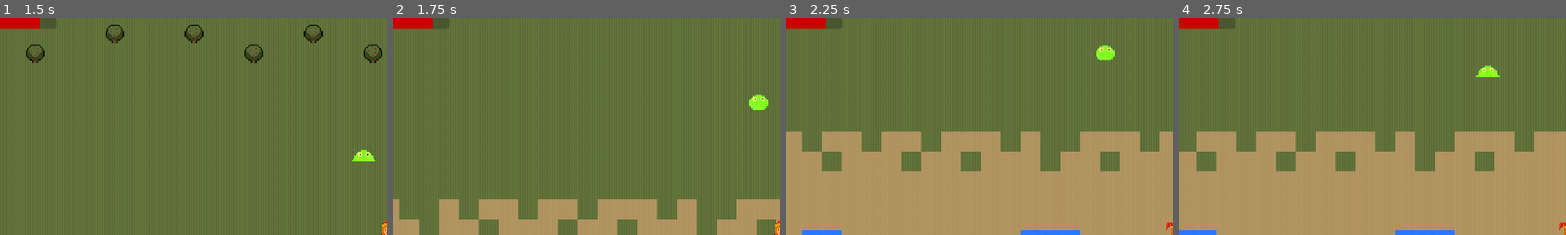
Above: before the commit, frames 1-4 (left to right).
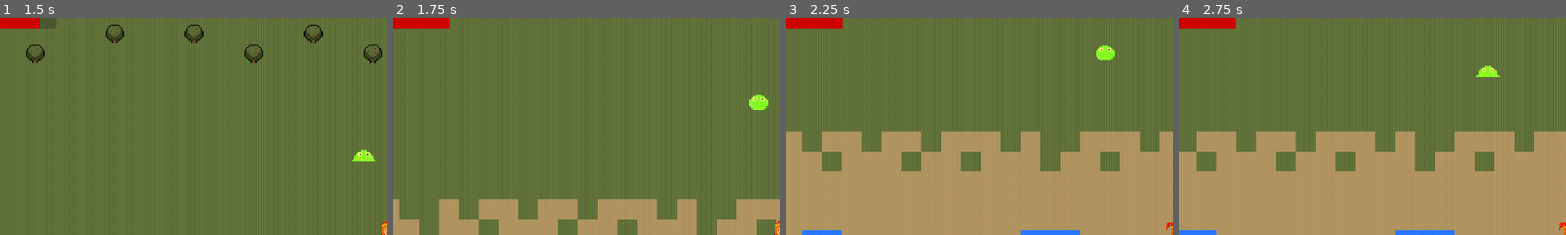
Above: after the commit, the same moments.

Repository: GreatNateDev/The-Adventure-Of-Phoenix
Game: Godot game, scene res://scenes/start.tscn
The game is run twice, just before and just after one commit, with the same random seed, the same clock (stepped at 60 frames per second) and the same inputs.
Inputs:
- Up to frame 1 (1.5 s): tap Enter (sword) at 0.5, 0.8, 1.35 s; hold D (right) 0.53-1.28 s; tap / (dbg) at 0.6 s; hold S (down) from 1.28 s (still down)
- Up to frame 2 (1.75 s): keep holding S (down); tap \ (dbg2, bound only after the commit) at 1.55 s
- Up to frame 3 (2.25 s): release S (down) at 2.03 s; hold D (right) from 2.03 s (still down); tap \ (dbg2, bound only after the commit) at 2.1 s
- Up to frame 4 (2.75 s): keep holding D (right); tap / (dbg) at 2.3 s
The pictures show only the part of the screen within x 0-50%, y 0-50%; the shares and areas given below are measured in that part.

Frame 1 is identical in both runs. In frame 2, 0.2% of the frame differs, in the area x 10-15%, y 0-5%; in frame 3, 0.2%; in frame 4, 0.2%.

Commit message:
finish up door

Diff:
--- a/project.godot
+++ b/project.godot
@@ -66,6 +66,11 @@
 "events": [Object(InputEventKey,"resource_local_to_scene":false,"resource_name":"","device":-1,"window_id":0,"alt_press …(195 unchanged characters)…
 ]
 }
+dbg2={
+"deadzone": 0.5,
+"events": [Object(InputEventKey,"resource_local_to_scene":false,"resource_name":"","device":-1,"window_id":0,"alt_pressed":false,"shift_pressed":false,"ctrl_pressed":false,"meta_pressed":false,"pressed":false,"keycode":0,"physical_keycode":92,"key_label":0,"unicode":92,"location":0,"echo":false,"script":null)
+]
+}
 
 [rendering]
 
--- a/scenes/door.tscn
+++ b/scenes/door.tscn
@@ -16,4 +16,9 @@
 [node name="door_sprite" type="Sprite2D" parent="."]
 texture = ExtResource("1_uxc5x")
 
+[node name="trans_time" type="Timer" parent="."]
+wait_time = 0.578
+one_shot = true
+
 [connection signal="body_entered" from="." to="." method="_on_body_entered"]
+[connection signal="timeout" from="trans_time" to="." method="_on_trans_time_timeout"]
--- a/scripts/door.gd
+++ b/scripts/door.gd
@@ -5,7 +5,14 @@
 	if body.name == "Phoenix":
 		if area == "sword_cave":
 			global.entering_building = true
-			get_tree().change_scene_to_file("res://scenes/sword_cave.tscn")
-			global.just_entered_building = true
+			$trans_time.start()
 		elif area == "sub_1":
 			pass
+
+
+func _on_trans_time_timeout():
+	if area == "sword_cave":
+		get_tree().change_scene_to_file("res://scenes/sword_cave.tscn")
+		global.just_entered_building = true
+	elif area == "sub_1":
+		pass
--- a/scripts/phoenix.gd
+++ b/scripts/phoenix.gd
@@ -8,8 +8,10 @@
 var playerData = SaveData.new()
 @onready var bar = get_node("CanvasLayer/hpbar")
 func load_sav():
+	print("load")
 	playerData = ResourceLoader.load(save_file_path+save_file_name).duplicate(true)
 func save():
+	print("save")
 	ResourceSaver.save(playerData,save_file_path+save_file_name)
 func _ready():
 	verify_save_directory(save_file_path)
@@ -89,3 +91,8 @@
 	move = true
 func _on_sword_cooldown_timeout():
 	cool = false
+func _process(_delta):
+	if Input.is_action_just_pressed("dbg"):
+		save()
+	if Input.is_action_just_pressed("dbg2"):
+		load_sav()
--- a/scripts/slime.gd
+++ b/scripts/slime.gd
@@ -12,7 +12,6 @@
 	if mov == true:
 			velocity = (player.get_global_position() - position).normalized() * speed * delta
 			move_and_collide(velocity)
-			print($Timer.time_left)
 	if $Timer.time_left <= 0.8 and timed == false and not $Timer.time_left <= 0:
 		timed = true
 		self.hide()
